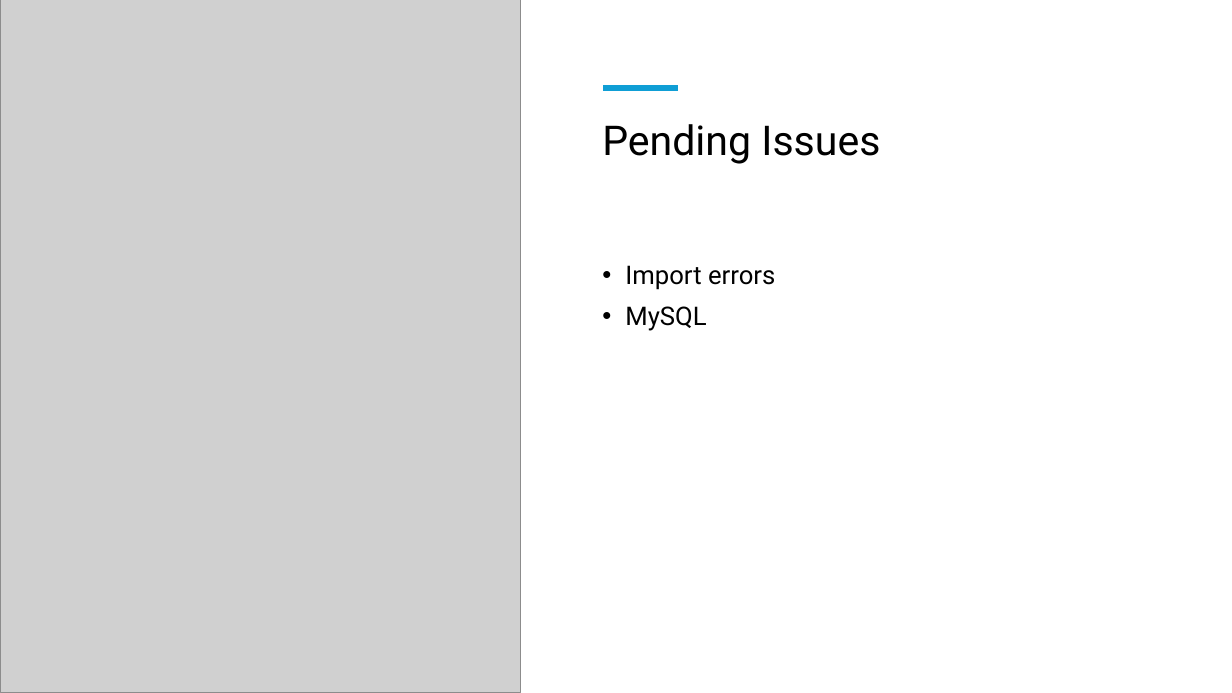
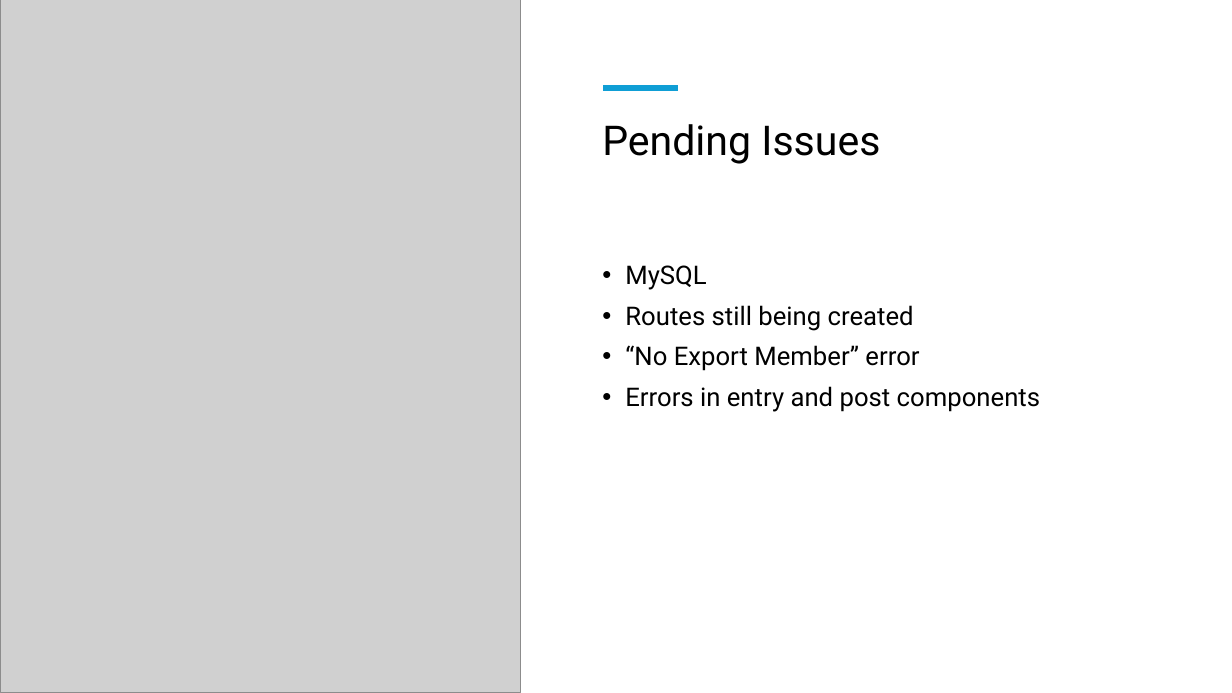
Before and after one commit to dempseyevans/cst323Hku, a slide deck: slide 4 of cst391/milestone/docs/SoulJournal.pptx. Drawn at 1232x693 pixels with LibreOffice and Linux fonts; fonts in the diff are those of the drawing; grey boxes stand for pictures. Boxes give left, top, right and bottom in pixels: in the first picture for what was removed or moved away, otherwise in the second. Text is boxed around its words. In the diff, an @@ line names an element or a change of style, - is before the commit and + after.

```diff
--- a/cst391/milestone/docs/SoulJournal.pptx
+++ b/cst391/milestone/docs/SoulJournal.pptx
@@ text at (x1=625, y1=265, x2=775, y2=290): paragraph removed @@
-• Import errors
@@ text at (x1=625, y1=305, x2=1040, y2=412): paragraphs added @@
+• Routes still being created
+• “No Export Member” error
+• Errors in entry and post components
```
Also in this commit, not shown: 3 other slides changed.
